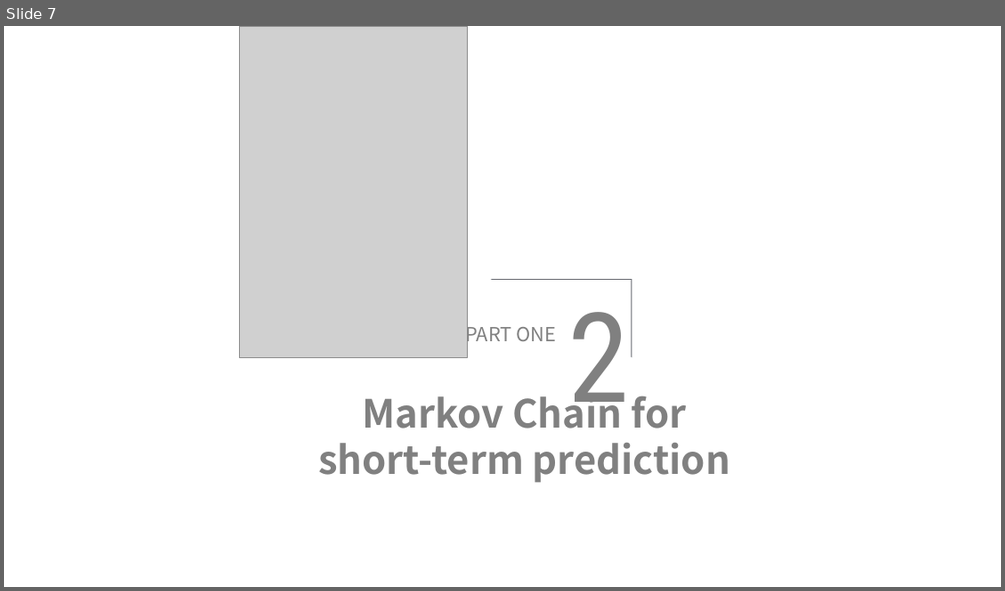
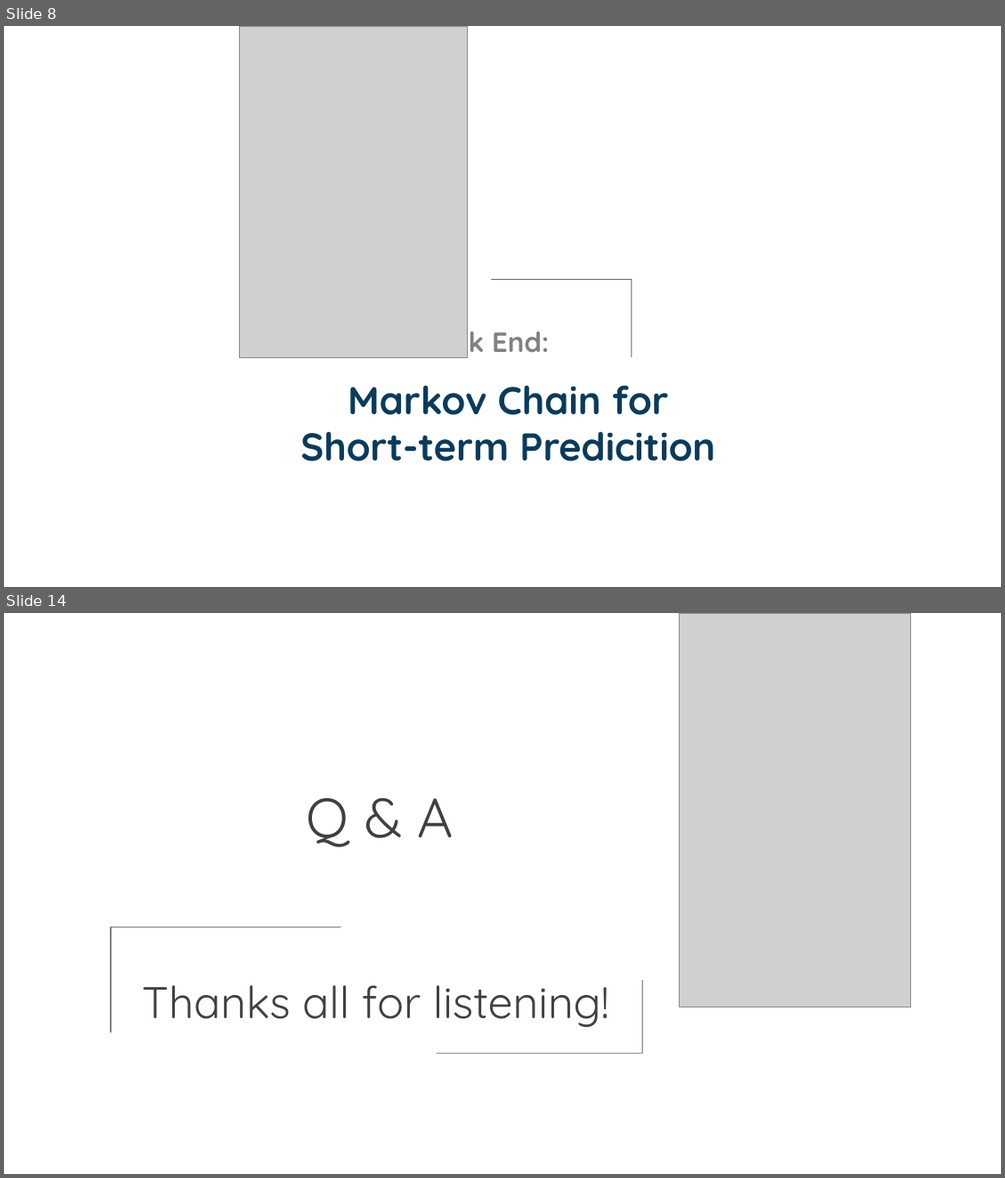
Before and after one commit to yippp/Musier, a slide deck: MidtermPRE/MusierMidtermFront.pptx. Shown one above the other, each under a label of ours: slide 7 before the commit, slides 8 and 14 after it; the slides between them are not shown. The pictures are 1005x591 and 1005x1178 pixels, drawn with LibreOffice and Linux fonts; fonts in the diff are those of the drawing; grey boxes stand for pictures. Boxes give left, top, right and bottom in pixels: in the first picture for what was removed or moved away, otherwise in the second. Text is boxed around its words. In the diff, an @@ line names an element or a change of style, - is before the commit and + after.

```diff
--- a/MidtermPRE/MusierMidtermFront.pptx
+++ b/MidtermPRE/MusierMidtermFront.pptx
@@ slide 14 added at bbox=[4, 613, 1001, 1174], background #FFFFFF @@
@@ picture added at bbox=[679, 613, 910, 1008] @@
@@ text added at bbox=[307, 798, 453, 847], 40 pt, text #404040 @@
+Q & A
@@ half frame added at bbox=[110, 927, 341, 1033], fill #65686F @@
@@ text added at bbox=[142, 985, 609, 1027], 32 pt, text #404040 @@
+Thanks all for listening!
@@ half frame added at bbox=[436, 980, 643, 1054], fill #65686F @@
@@ what was slide 7 is now slide 8 @@
@@ slide 8 changed as well @@
@@ text removed at bbox=[568, 312, 630, 428] @@
-2
@@ text at bbox=[419, 322, 549, 359]: text changed; size 14 to 20 pt; font Noto Sans CJK SC to Quicksand; bold on @@
-PART ONE
+Back End:
@@ text at bbox=[300, 385, 715, 461]: text changed; font Noto Sans CJK SC to Quicksand; text colour #808080 to #093B5C @@
-Markov Chain for short-term prediction
+Markov Chain for Short-term Predicition
```
Also in this commit, not shown: 2 other slides changed, 10 other slides added, 22 slides removed.
